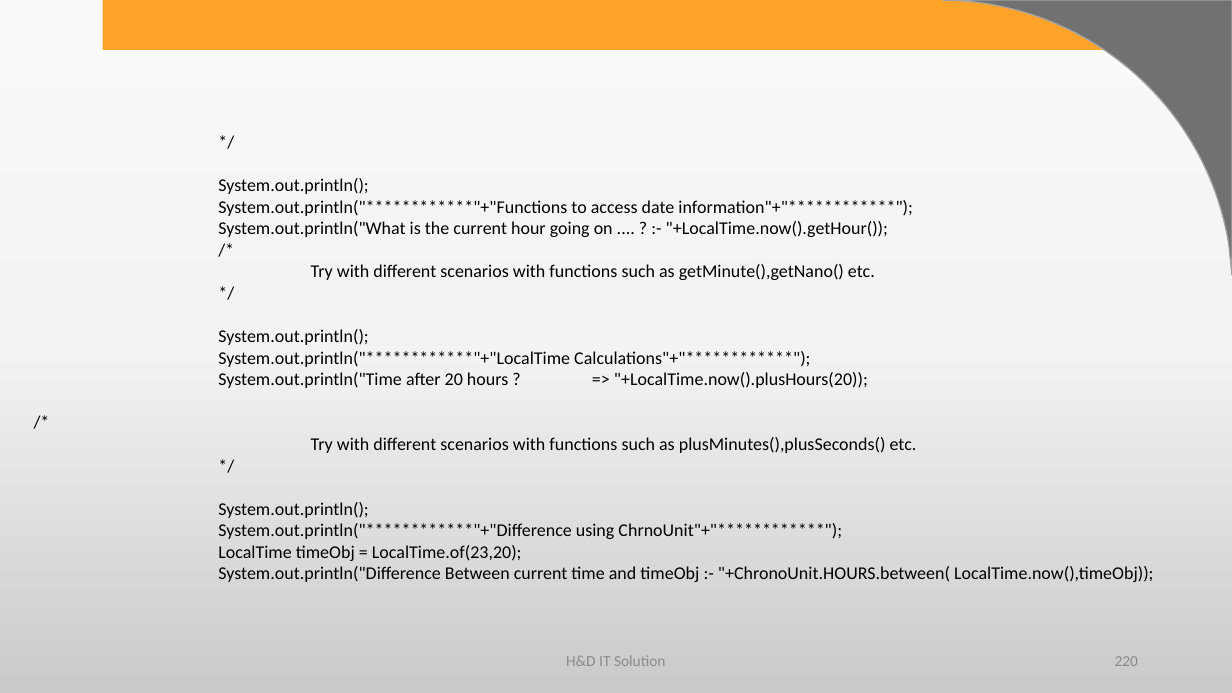
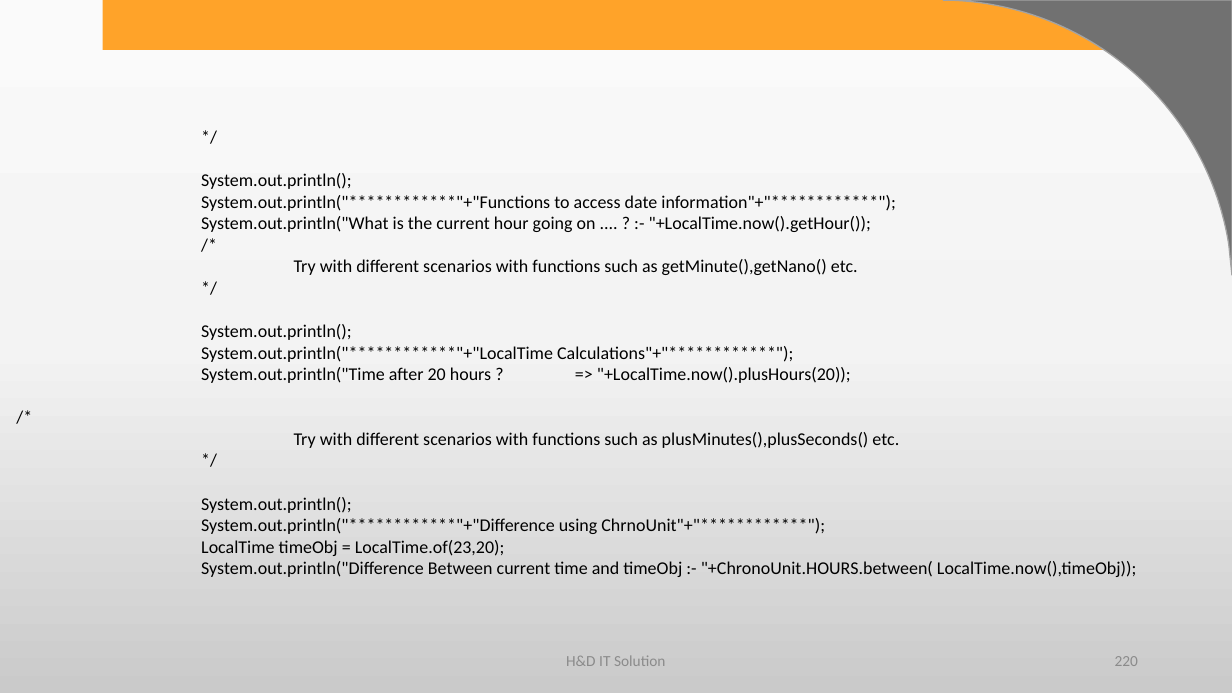
Before and after one commit to harshadasawant/infinite_code, a slide deck: slide 220 of ppt/JAVA syllabus.pptx. Drawn at 1232x693 pixels with LibreOffice and Linux fonts; fonts in the diff are those of the drawing; background and template pictures are left out. Boxes give left, top, right and bottom in pixels: in the first picture for what was removed or moved away, otherwise in the second. Text is boxed around its words. In the diff, an @@ line names an element or a change of style, - is before the commit and + after.

Commit message:
Date Time and static

```diff
--- a/ppt/JAVA syllabus.pptx
+++ b/ppt/JAVA syllabus.pptx
@@ text "*/" moved from (x1=218, y1=178, x2=1153, y2=582) to (x1=201, y1=173, x2=1136, y2=577) @@
```
Also in this commit, not shown: 1 other slide changed, 33 other files.
